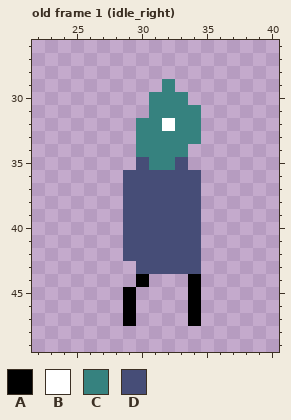
Two states of a pixel-art file, scenes/player/player.aseprite. That is the earlier state.
64x64 pixels, 1 frame. Shown: old frame 1 (idle_right): x 22..40, y 26..49. The commit also changed other frames, which this record leaves out.
Visible layers, top first: "Head", "Body", "Legs".
Palette (. is transparent): A #000000  B #ffffff  C #36827f  D #464d77
Pixels before, old frame 1 (idle_right), first column x 29:
29 ...C..
30 ..CCC.
31 ..CCCC
32 .CCBCC
33 .CCCCC
34 .CCCC.
35 .DCCD.
36 DDDDDD
37 DDDDDD
38 DDDDDD
39 DDDDDD
40 DDDDDD
41 DDDDDD
42 DDDDDD
43 .DDDDD
44 .A...A
45 A....A
46 A....A
47 A....A
New version:
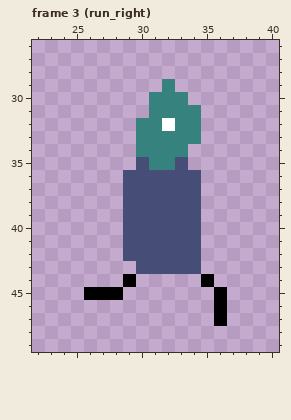
A new or re-ordered frame is compared with the old frame closest to it.
Author's note on the commit: Placeholder player animations
Edits made:
frames 1 -> 8
Frame 3 (run_right) is new; against old frame 1 (idle_right), layer "Legs":
Colour A is added in row 44 at x 29 and 35; in row 45 at x 26 to 28 and 36; in rows 46 to 47 at x 36.
Colour A is gone in row 44 at x 30 and 34; in rows 45 to 47 at x 29 and 34.
Where, in picture pixels (left, top, right, bottom), the same in both pictures:
changed: (84, 274, 149, 326)
changed: (188, 274, 227, 326)
